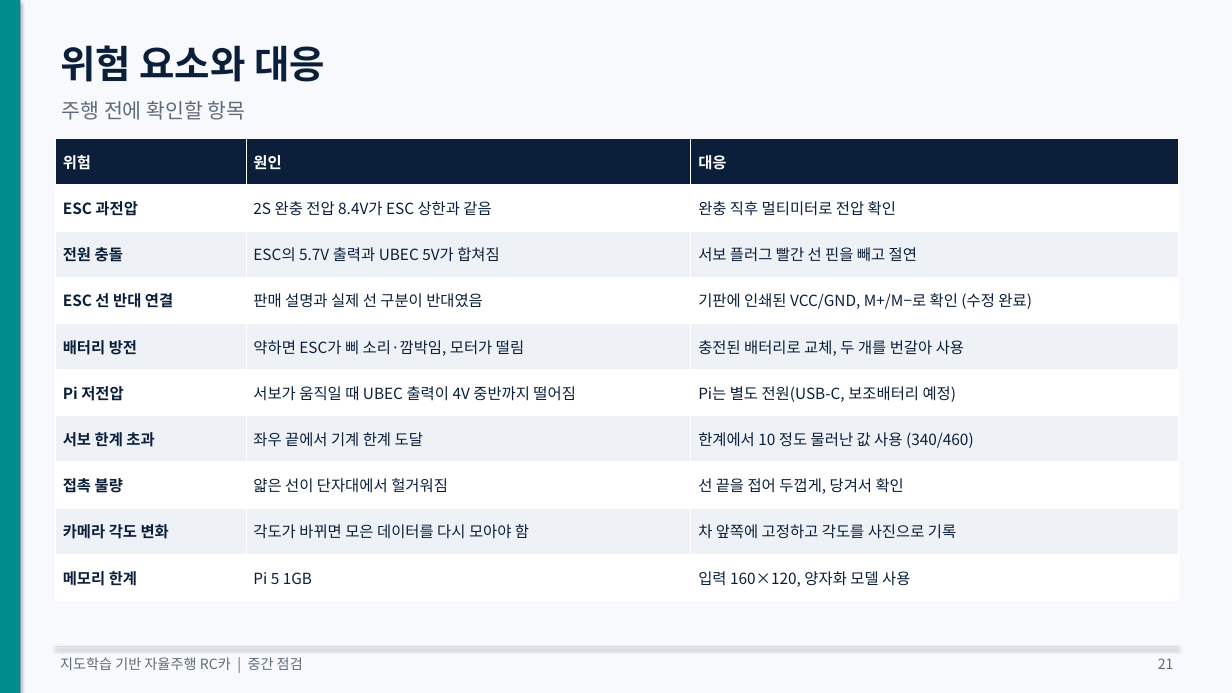
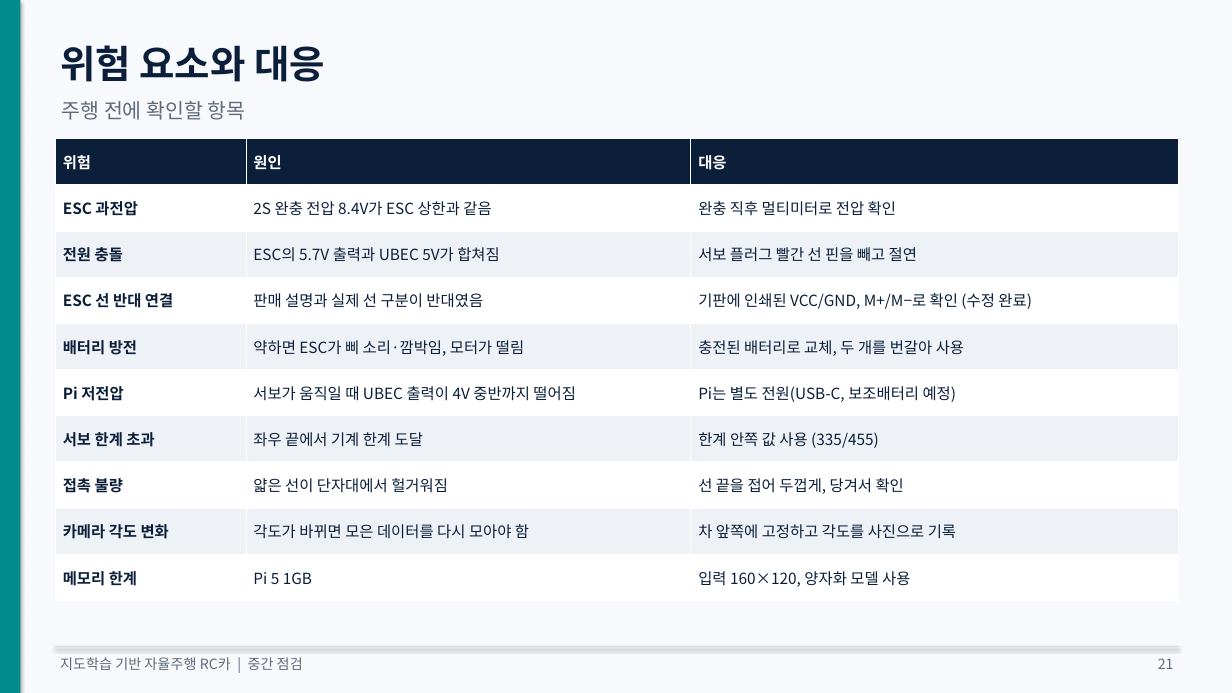
Before and after one commit to KMUTMU/Robot, a slide deck: slide 21 of 중간점검_자율주행RC카.pptx. Drawn at 1232x693 pixels with LibreOffice and Linux fonts; fonts in the diff are those of the drawing. Boxes give left, top, right and bottom in pixels: in the first picture for what was removed or moved away, otherwise in the second. Text is boxed around its words. In the diff, an @@ line names an element or a change of style, - is before the commit and + after.

```diff
--- a/중간점검_자율주행RC카.pptx
+++ b/중간점검_자율주행RC카.pptx
@@ table at (55,139,1177,601) @@
-row 7, column 3: 한계에서 10 정도 물러난 값 사용 (340/460)
+row 7, column 3: 한계 안쪽 값 사용 (335/455)
```
Also in this commit, not shown: 5 other slides changed, 7 other files.
